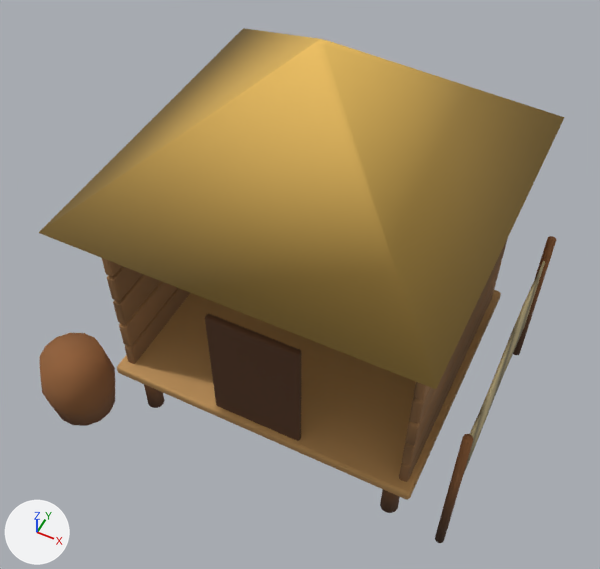
The glTF model assets/models/fisher_hut.glb as it was, and as the next commit left it.
Both versions are drawn from a camera (50 mm lens) standing at (2.03, -4.39, 6.67) and looking at (-0.02, -0.3, 1.56). The axes (+X, +Y, +Z) are drawn at lower left. The lights are the same throughout. The first picture is the older version. Vertices at exactly the same position are counted once.

Before the edit, the objects in view are built like this:
```python
me_fisherhut = bpy.data.meshes.new('FisherHut')
me_fisherhut.from_pydata(...)  # 1388 vertices, 2660 faces; spans x -2.14..1.74, y -1.63..1.49, z 0.0..3.66
me_fisherhut.materials.append(mat_vc)
ob_fisherhut = bpy.data.objects.new('FisherHut', me_fisherhut)
ob_fisherhut.location = (0.0, 0.0, 0.0)
```
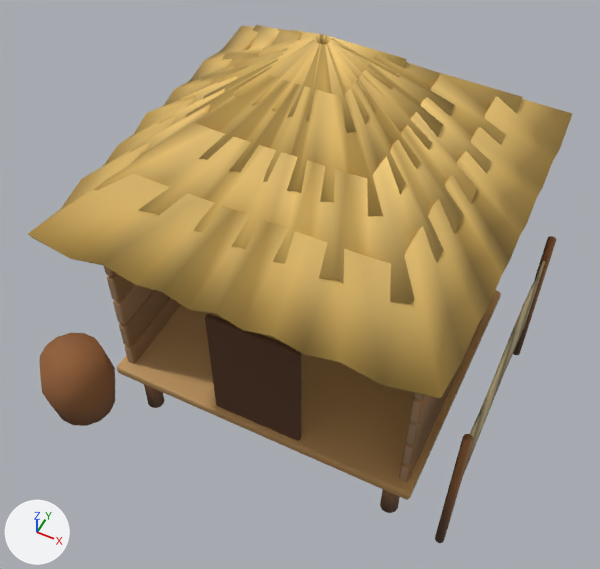
The edits, one by one:
me_fisherhut is used by ob_fisherhut; location (0.0, 0.0, 0.0).
me_fisherhut had 1388 vertices, 2660 faces and spanned x -2.14..1.74, y -1.63..1.49, z 0.0..3.66.
me_fisherhut now has 2148 vertices, 4184 faces and spans x -2.14..1.74, y -1.63..1.55, z 0.0..3.68.
me_fisherhut part 1: the loose piece of 8 vertices spanning x -1.49..1.48, y -1.48..1.49, z 2.55..3.66 is rebuilt with 192 vertices and now spans x -1.55..1.55, y -1.55..1.55, z 2.42..2.95.
me_fisherhut part 2: a new loose piece of 192 vertices spanning x -1.19..1.19, y -1.19..1.19, z 2.69..3.22, in mat_vc.
me_fisherhut part 3: a new loose piece of 192 vertices spanning x -0.83..0.83, y -0.83..0.83, z 2.97..3.5, in mat_vc.
me_fisherhut part 4: a new loose piece of 192 vertices spanning x -0.47..0.47, y -0.47..0.47, z 3.24..3.68, in mat_vc.
me_fisherhut part 5: 2170 kept faces spanning x -1.4..1.74, y -1.2..1.2, z 0.0..2.39 get new vertex colours; the middle colour goes from brown #8c653f to brown #926c46.

What differs and where, as boxes [x1, y1, x2, y2] in the pictures (600 x 569 px):
'FisherHut', reshaped
    before: [39, 28, 565, 543]
    after: [28, 25, 573, 543]
part 1 of me_fisherhut, rebuilt
    before: [39, 28, 565, 389]
    after: [28, 26, 573, 399]
part 2 of me_fisherhut, added
    after: [94, 25, 523, 304]
part 3 of me_fisherhut, added
    after: [185, 29, 454, 216]
part 4 of me_fisherhut, added
    after: [233, 30, 407, 133]
part 5 of me_fisherhut, recoloured
    both: [104, 236, 554, 504]
